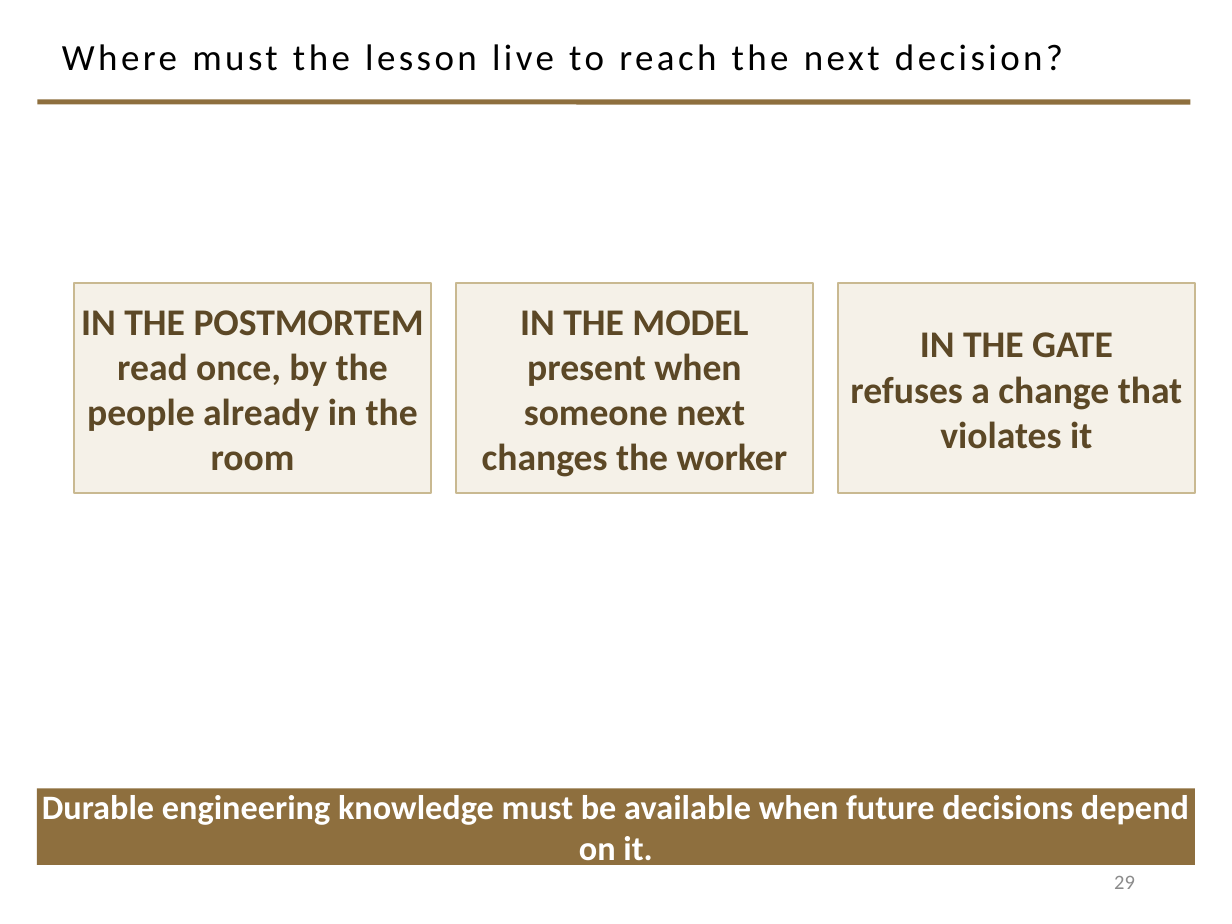
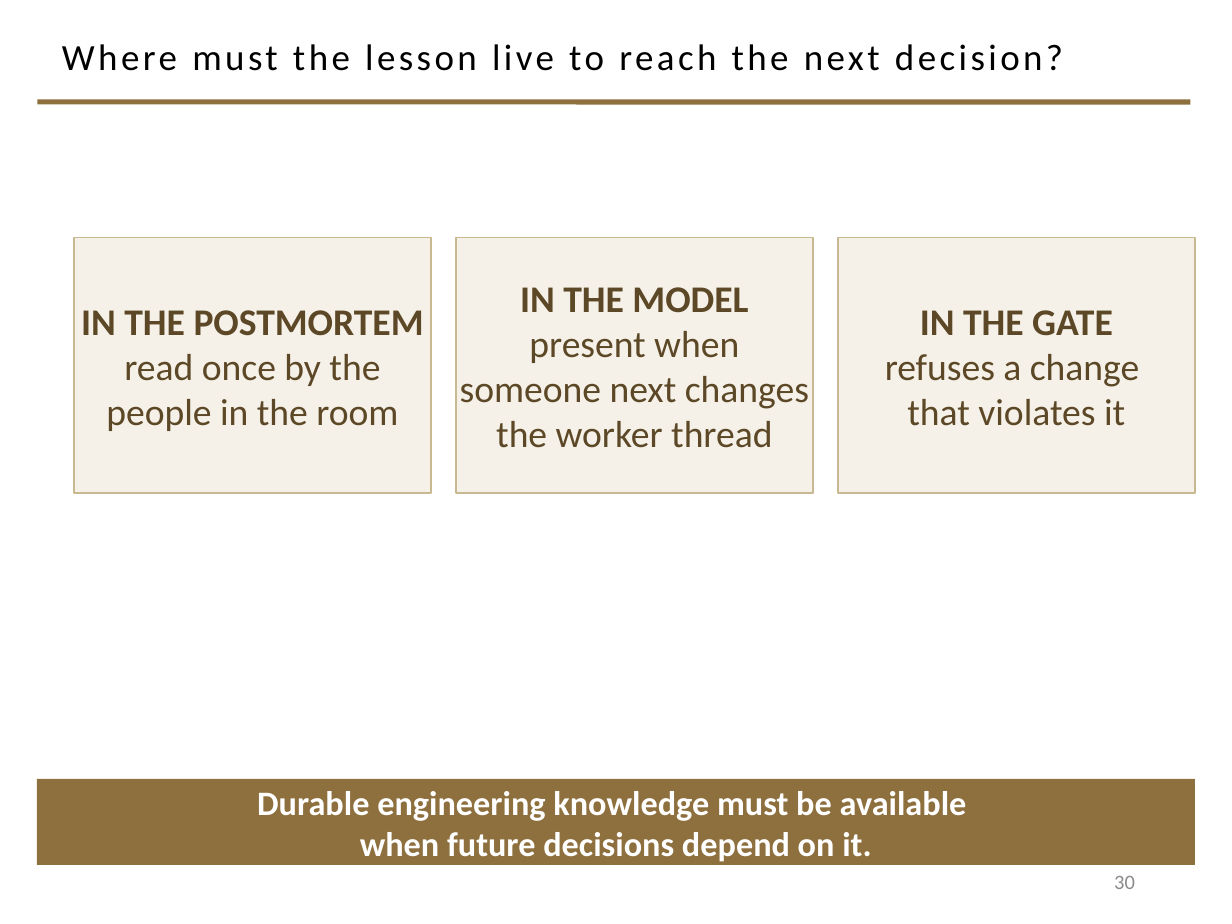
Before and after one commit to davisjam/model-based-agentic-software-engineering, a slide deck: slide 30 of course/lectures/act-2-delegation-and-control/04-failure-aware-engineering/2-4-Failure-Aware-Engineering.pptx (slide 29 before the commit). Drawn at 1232x924 pixels with LibreOffice and Linux fonts; fonts in the diff are those of the drawing; background and template pictures are left out. Boxes give left, top, right and bottom in pixels: in the first picture for what was removed or moved away, otherwise in the second. Text is boxed around its words. In the diff, an @@ line names an element or a change of style, - is before the commit and + after.

```diff
--- a/course/lectures/act-2-delegation-and-control/04-failure-aware-engineering/2-4-Failure-Aware-Engineering.pptx
+++ b/course/lectures/act-2-delegation-and-control/04-failure-aware-engineering/2-4-Failure-Aware-Engineering.pptx
@@ rectangle "IN THE POSTMORTEM": place and size @@
-rectangle "IN THE POSTMORTEM" at <box>74,283,431,493</box>
+rectangle "IN THE POSTMORTEM" at <box>74,238,431,493</box>
@@ rectangle "IN THE MODEL": place and size @@
-rectangle "IN THE MODEL" at <box>456,283,813,493</box>
+rectangle "IN THE MODEL" at <box>456,238,813,493</box>
@@ rectangle "IN THE GATE": place and size @@
-rectangle "IN THE GATE" at <box>838,283,1195,493</box>
+rectangle "IN THE GATE" at <box>838,238,1195,493</box>
@@ text in rectangle at <box>106,354,398,431</box>: text changed; bold off @@
-read once, by the people already in the room
+read once by the people in the room
@@ text in rectangle at <box>460,331,809,448</box>: text changed; bold off @@
-present when someone next changes the worker
+present when someone next changes the worker thread
@@ text in rectangle at <box>885,354,1139,426</box>: text changed; bold off @@
-refuses a change that violates it
+refuses a change
+that violates it
@@ rectangle "Durable engineering knowledge must be ...": place and size @@
-rectangle "Durable engineering knowledge must be ..." at <box>37,788,1195,865</box>
+rectangle "Durable engineering knowledge must be ..." at <box>37,779,1195,865</box>
@@ text in rectangle at <box>257,791,967,862</box>: text changed @@
-Durable engineering knowledge must be available when future decisions depend on it.
+Durable engineering knowledge must be available
+when future decisions depend on it.
@@ page number at <box>1114,876,1135,889</box>: text changed @@
-29
+30
```
Also in this commit, not shown: 14 other slides changed, 2 slides added, 2 slides removed.
